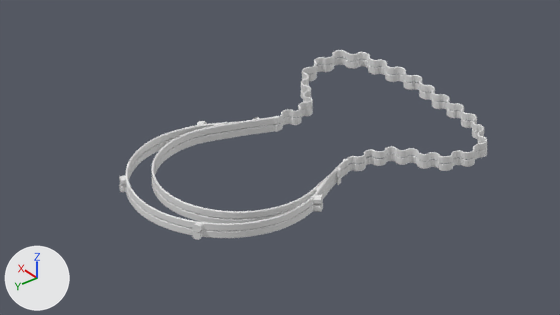
Two versions of the Blender file ecovid-faceshield-v11.blend, one commit apart.
Rendered twice from the file's camera 'Camera_Side'. Lighting does not change. The marker at lower left points along +X, +Y and +Z.

Objects in the first picture: 'External', 'Internal', 'Strap_path'.
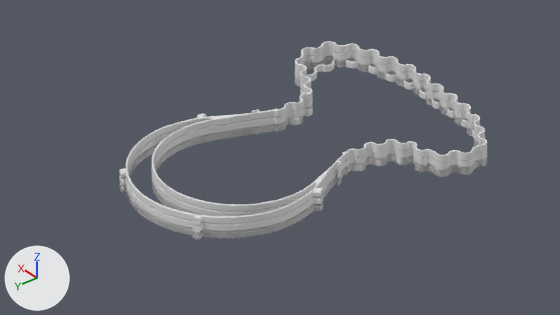
ob_cube_003 is not drawn itself; it is used by a modifier of ob_strap_path.
ob_keep is not drawn itself; it is used by a modifier of ob_strap_path, ob_internal, ob_external, ob_renfort.
ob_renfort is not drawn itself; it is used by a modifier of ob_internal.
ob_beziercurve is not drawn itself; it is used by a modifier of ob_strap_path.

Boxes (x1, y1, x2, y2) around the edits, measured in the pictures (560 x 315 px):
'Plane', added
    after: (119, 41, 487, 240)
'External', moved (not visible afterwards)
    before: (119, 120, 332, 240)
'Strap_path.002', added
    after: (278, 56, 477, 168)

Edits to the bpy script that builds the scene:
```text
Add me_cube_006:
    me_cube_006.from_pydata([(-0.52, -0.52, -0.52), (-0.52, -0.52, 0.52), (-0.56, 1.48, -0.52), (-0.56, 1.48, 0.52), (0.52, -0.52, -0.52), (0.52, -0.52, 0.52), (0.47, 1.48, -0.52), (0.47, 1.48, 0.52)], [], [(0, 1, 3, 2), (2, 3, 7, 6), (6, 7, 5, 4), (4, 5, 1, 0), (2, 6, 4, 0), (7, 3, 1, 5)])
Add me_plane_004:
    me_plane_004.from_pydata([], [], [])
Add cu_beziercurve_002:
    cu_beziercurve_002 = bpy.data.curves.new('BezierCurve.002', 'CURVE')
    cu_beziercurve_002.dimensions = '3D'
    _sp = cu_beziercurve_002.splines.new('BEZIER'); _sp.bezier_points.add(14)
    _sp.bezier_points.foreach_set('co', [-3.067, -0.0683, -0.65, -3.067, -0.298, -0.65, -4.195, -3.029, -0.65, -5.931, -3.465, -0.65, -6.986, -4.6, -0.65, -7.226, -6.123, -0.65, -3.902, -7.943, -0.65, 0.121, -8.241, -0.65, 3.482, -8.081, -0.65, 6.013, -7.168, -0.65, 7.099, -4.843, -0.65, 5.04, -3.357, -0.65, 3.633, -2.458, -0.65, 2.97, -1.127, -0.65, 2.951, -0.317, -0.65])
    _sp.bezier_points.foreach_set('handle_left', [-3.114, 0.44, -0.65, -3.081, -0.149, -0.65, -3.735, -2.738, -0.65, -4.922, -3.157, -0.65, -6.573, -3.688, -0.65, -7.626, -5.557, -0.65, -5.062, -7.689, -0.65, -0.883, -8.201, -0.65, 2.453, -8.366, -0.65, 5.355, -7.743, -0.65, 7.134, -6.403, -0.65, 5.963, -3.939, -0.65, 4.072, -2.809, -0.65, 3.115, -1.692, -0.65, 2.893, -0.584, -0.65])
    _sp.bezier_points.foreach_set('handle_right', [-3.053, -0.212, -0.65, -2.957, -1.406, -0.65, -4.867, -3.456, -0.65, -6.189, -3.44, -0.65, -7.103, -4.858, -0.65, -7.07, -6.401, -0.65, -2.802, -8.182, -0.65, 1.212, -8.537, -0.65, 4.947, -7.676, -0.65, 6.855, -6.775, -0.65, 7.083, -4.125, -0.65, 4.165, -2.912, -0.65, 3.255, -2.157, -0.65, 2.904, -0.871, -0.65, 3.003, -0.0824, -0.65])
    for _p, _l, _r in zip(_sp.bezier_points, ['ALIGNED', 'ALIGNED', 'ALIGNED', 'FREE', 'ALIGNED', 'FREE', 'FREE', 'FREE', 'ALIGNED', 'FREE', 'ALIGNED', 'FREE', 'ALIGNED', 'ALIGNED', 'ALIGNED'], ['ALIGNED', 'ALIGNED', 'ALIGNED', 'FREE', 'ALIGNED', 'FREE', 'FREE', 'FREE', 'ALIGNED', 'FREE', 'ALIGNED', 'FREE', 'ALIGNED', 'ALIGNED', 'ALIGNED']): _p.handle_left_type = _l; _p.handle_right_type = _r
    _sp.order_u = 0
    _sp.order_v = 0
    _sp = cu_beziercurve_002.splines.new('BEZIER'); _sp.bezier_points.add(0)
    _sp.bezier_points.foreach_set('co', [3.633, -2.458, -0.65])
    _sp.bezier_points.foreach_set('handle_left', [4.073, -2.826, -0.65])
    _sp.bezier_points.foreach_set('handle_right', [3.257, -2.136, -0.65])
    for _p, _l, _r in zip(_sp.bezier_points, ['ALIGNED'], ['ALIGNED']): _p.handle_left_type = _l; _p.handle_right_type = _r
    _sp.order_u = 0
    _sp.order_v = 0
    cu_beziercurve_002.use_path = True
    cu_beziercurve_002.use_path_clamp = True
    cu_beziercurve_002.fill_mode = 'FULL'
Change ob_beziercurve:
    ob_beziercurve: bpy.data.objects.new('BezierCurve', cu_beziercurve) -> bpy.data.objects.new('BezierCurve', cu_beziercurve_002)
Change ob_keep:
    ob_keep.location: (0.0501, -2.944, 0.379) -> (0.0501, -2.944, 0.381)
Change ob_strap_path:
    where _m = ob_strap_path.modifiers.new('Curve', 'CURVE')
    _m.object: ob_beziercurve -> ob_path_small
    where _m = ob_strap_path.modifiers.new('Extra', 'BOOLEAN')
    _m.object: ob_cube_003 -> ob_cube_007
    where _m = ob_strap_path.modifiers.new('Stack', 'ARRAY')
    add _m.count = 1
    where _m = ob_strap_path.modifiers.new('Stack', 'ARRAY')
    _m.constant_offset_displace: (0.0, 0.0, 0.504) -> (0.0, 0.0, 0.495)
Change ob_internal:
    where _m = ob_internal.modifiers.new('Solidify', 'SOLIDIFY')
    _m.thickness: 0.14 -> 0.12
    where _m = ob_internal.modifiers.new('Bevel', 'BEVEL')
    _m.width: 0.045 -> 0.04
    _m.width_pct: 0.045 -> 0.04
    where _m = ob_internal.modifiers.new('Stack', 'ARRAY')
    add _m.count = 1
    where _m = ob_internal.modifiers.new('Stack', 'ARRAY')
    _m.constant_offset_displace: (0.0, 0.0, 0.504) -> (0.0, 0.0, 0.495)
Change ob_external:
    where _m = ob_external.modifiers.new('Solidify', 'SOLIDIFY')
    _m.thickness: 0.14 -> 0.12
    where _m = ob_external.modifiers.new('Bevel', 'BEVEL')
    _m.width: 0.045 -> 0.04
    _m.width_pct: 0.045 -> 0.04
    where _m = ob_external.modifiers.new('Stack', 'ARRAY')
    add _m.count = 1
    where _m = ob_external.modifiers.new('Stack', 'ARRAY')
    _m.constant_offset_displace: (0.0, 0.0, 0.504) -> (0.0, 0.0, 0.495)
Change ob_renfort:
    ob_renfort.location: (4.698, -2.173, -0.139) -> (4.698, -2.173, -0.108)
Remove ob_cube_003:
    ob_cube_003 = bpy.data.objects.new('Cube.003', me_cube_003)
Add ob_cube_007:
    ob_cube_007 = bpy.data.objects.new('Cube.007', me_cube_006)
    ob_cube_007.location = (3.336, -5.026, 0.0273)
    ob_cube_007.rotation_euler = (0.0, 0.0, -0.495)  # degrees (0, 0, -28)
Add ob_path_small:
    ob_path_small = bpy.data.objects.new('Path_Small', cu_beziercurve)  # modifiers MIRROR
    ob_path_small.location = (0.0, -6.0, 1.157)
    ob_path_small.scale = (1.01, 1.01, 1.01)
Add ob_plane:
    ob_plane = bpy.data.objects.new('Plane', me_plane_004)  # modifiers BOOLEAN, BOOLEAN, BOOLEAN, ARRAY
    ob_plane.location = (0.0, 0.0, 0.0)
Add ob_strap_path_002:
    ob_strap_path_002 = bpy.data.objects.new('Strap_path.002', me_beziercurve_001.copy())  # the mesh of ob_strap_path; modifiers ARRAY, CURVE, SOLIDIFY, BOOLEAN, BOOLEAN, BOOLEAN, BEVEL, ARRAY
    ob_strap_path_002.location = (0.0, -6.0, 1.23)
Add ob_bottom_001:
    ob_bottom_001 = bpy.data.objects.new('Bottom.001', me_cube_008.copy())  # the mesh of ob_bottom
    ob_bottom_001.location = (0.0501, -2.944, -0.85)
    ob_bottom_001.scale = (1.08, 1.08, 1.0)
```
